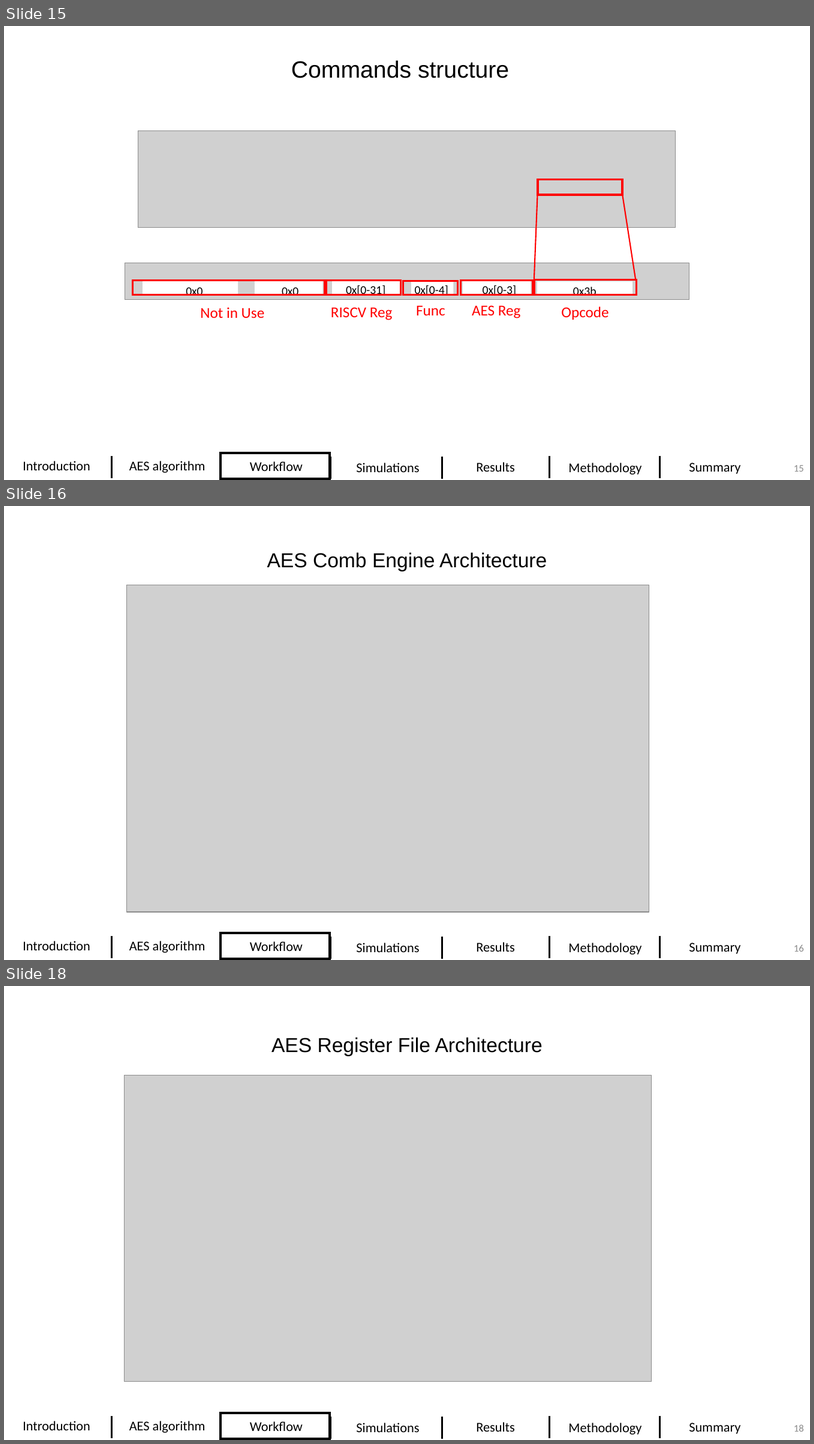
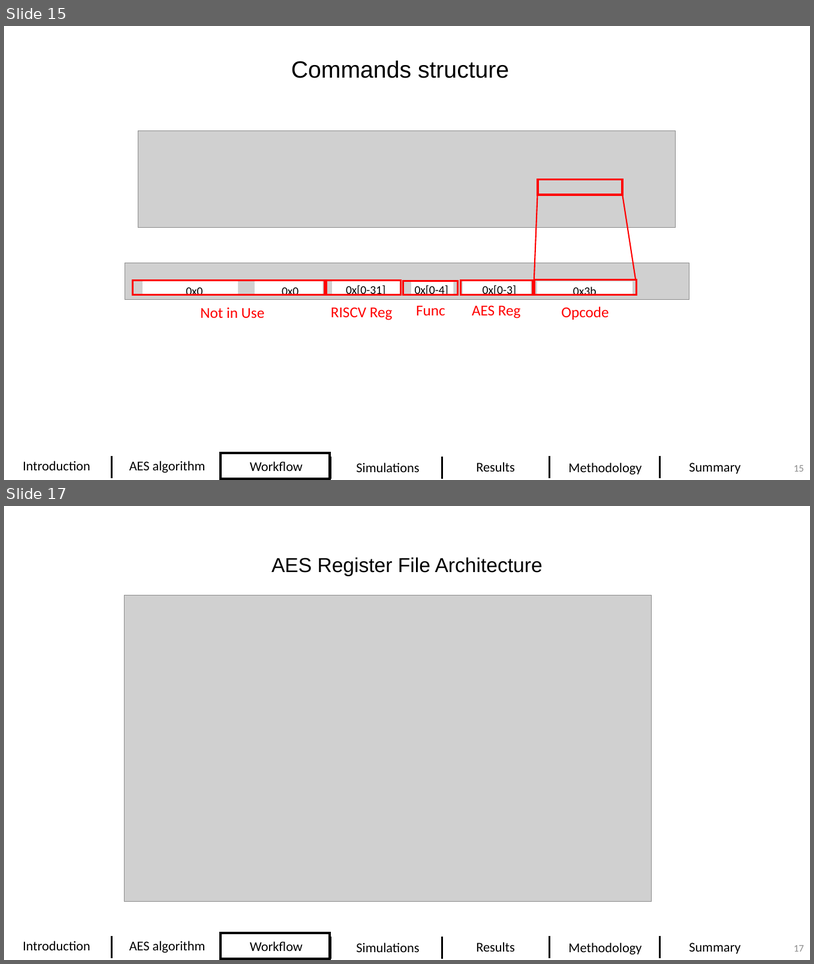
Before and after one commit to DavidDanD/PULPenix_AES, a slide deck: David and Dolev - Final Presentation5.pptx. Shown one above the other, each under a label of ours: slides 15, 16 and 18 before the commit, slides 15 and 17 after it; the slides between them are not shown. The pictures are 814x1444 and 814x964 pixels, drawn with LibreOffice and Linux fonts; fonts in the diff are those of the drawing; grey boxes stand for pictures; background and template pictures are left out. Boxes give left, top, right and bottom in pixels: in the first picture for what was removed or moved away, otherwise in the second. Text is boxed around its words. In the diff, an @@ line names an element or a change of style, - is before the commit and + after.

```diff
--- a/David and Dolev - Final Presentation5.pptx
+++ b/David and Dolev - Final Presentation5.pptx
@@ slide 16 removed at (4, 506, 810, 960), background picture (left out) @@
@@ text removed at (267, 552, 547, 571) @@
-AES Comb Engine Architecture
@@ picture removed at (127, 585, 650, 912) @@
@@ line removed from (111, 936) to (111, 958) @@
@@ line removed from (221, 936) to (221, 958) @@
@@ rectangle removed at (221, 933, 330, 958) @@
@@ line removed from (330, 936) to (330, 958) @@
@@ line removed from (442, 936) to (442, 958) @@
@@ line removed from (549, 936) to (549, 958) @@
@@ line removed from (660, 936) to (660, 958) @@
@@ text removed at (23, 940, 90, 950) @@
-Introduction
@@ text removed at (129, 940, 206, 952) @@
-AES algorithm
@@ text removed at (250, 941, 303, 951) @@
-Workflow
@@ text removed at (356, 942, 419, 952) @@
-Simulations
@@ text removed at (476, 942, 515, 951) @@
-Results
@@ text removed at (569, 942, 642, 954) @@
-Methodology
@@ text removed at (689, 942, 741, 954) @@
-Summary
@@ page number removed at (794, 945, 804, 951) @@
-16
@@ what was slide 18 is now slide 17 @@
@@ page number at (794, 945, 804, 951): text changed @@
-18
+17
```
Also in this commit, not shown: 5 slides changed, 1 other file.
